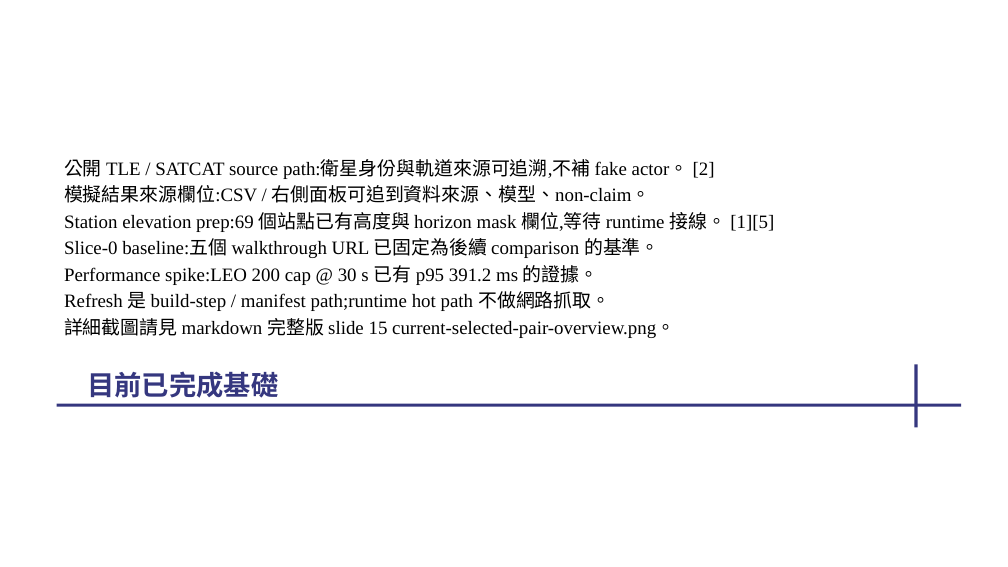
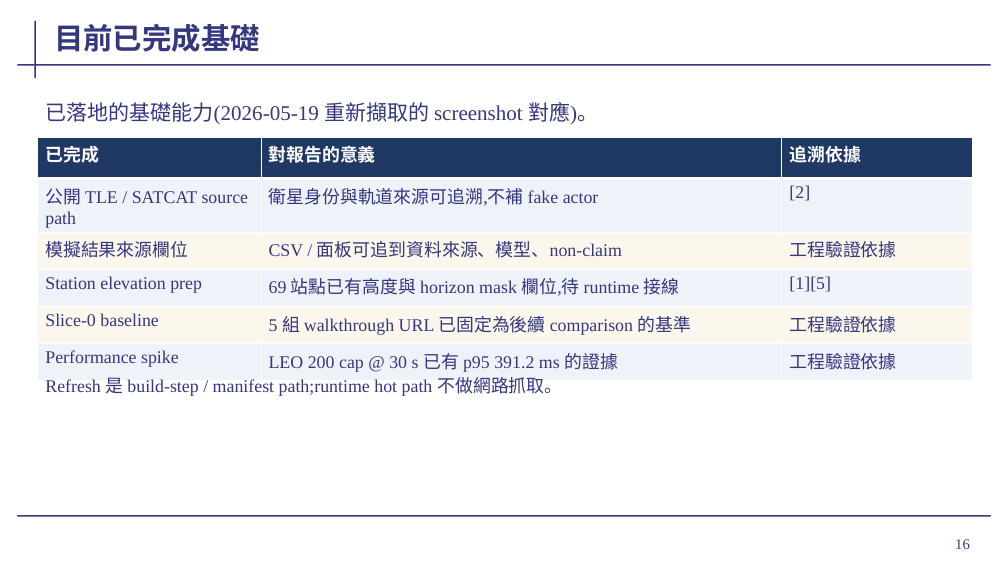
Before and after one commit to cedarwud/scenario-globe-viewer, a slide deck: slide 16 of docs/presentation/wave2-progress-2026-05-19.pptx. Drawn at 1008x567 pixels with LibreOffice and Linux fonts; fonts in the diff are those of the drawing; background and template pictures are left out. Boxes give left, top, right and bottom in pixels: in the first picture for what was removed or moved away, otherwise in the second. Text is boxed around its words. In the diff, an @@ line names an element or a change of style, - is before the commit and + after.

```diff
--- a/docs/presentation/wave2-progress-2026-05-19.pptx
+++ b/docs/presentation/wave2-progress-2026-05-19.pptx
@@ line added from (36, 21) to (36, 78), #35377F 1.5 pt @@
@@ title "目前已完成基礎" moved from (x1=87, y1=371, x2=278, y2=398) to (x1=54, y1=24, x2=260, y2=52) @@
@@ title "目前已完成基礎" at (x1=54, y1=24, x2=260, y2=52): size 26 to 28 pt; vertical alignment top to bottom @@
@@ line added from (17, 65) to (991, 65), #35377F 1.5 pt @@
@@ text added at (x1=45, y1=102, x2=598, y2=124), 20 pt, text #35377F @@
+已落地的基礎能力(2026-05-19 重新擷取的 screenshot 對應)。
@@ table added at (x1=38, y1=138, x2=972, y2=376), 6 rows, 3 columns @@
+已完成 | 對報告的意義 | 追溯依據
+公開 TLE / SATCAT source path | 衛星身份與軌道來源可追溯,不補 fake actor | [2]
+模擬結果來源欄位 | CSV / 面板可追到資料來源、模型、non-claim | 工程驗證依據
+Station elevation prep | 69 站點已有高度與 horizon mask 欄位,待 runtime 接線 | [1][5]
+Slice-0 baseline | 5 組 walkthrough URL 已固定為後續 comparison 的基準 | 工程驗證依據
+Performance spike | LEO 200 cap @ 30 s 已有 p95 391.2 ms 的證據 | 工程驗證依據
@@ text removed at (x1=64, y1=159, x2=774, y2=338) @@
-公開 TLE / SATCAT source path:衛星身份與軌道來源可追溯,不補 fake actor。 [2]
-模擬結果來源欄位:CSV / 右側面板可追到資料來源、模型、non-claim。
-Station elevation prep:69 個站點已有高度與 horizon mask 欄位,等待 runtime 接線。 [1][5]
-Slice-0 baseline:五個 walkthrough URL 已固定為後續 comparison 的基準。
-Performance spike:LEO 200 cap @ 30 s 已有 p95 391.2 ms 的證據。
-Refresh 是 build-step / manifest path;runtime hot path 不做網路抓取。
-詳細截圖請見 markdown 完整版 slide 15 current-selected-pair-overview.png。
@@ text added at (x1=45, y1=377, x2=562, y2=396), 17 pt, text #35377F @@
+Refresh 是 build-step / manifest path;runtime hot path 不做網路抓取。
@@ line removed from (917, 364) to (917, 427) @@
@@ line removed from (57, 405) to (962, 405) @@
@@ line added from (17, 516) to (991, 516), #35377F 1.5 pt @@
@@ page number added at (x1=955, y1=539, x2=970, y2=549), 14 pt, text #35377F @@
+16
```
Also in this commit, not shown: 21 other slides changed, 1 slide added, 1 slide removed, 2 other files.
